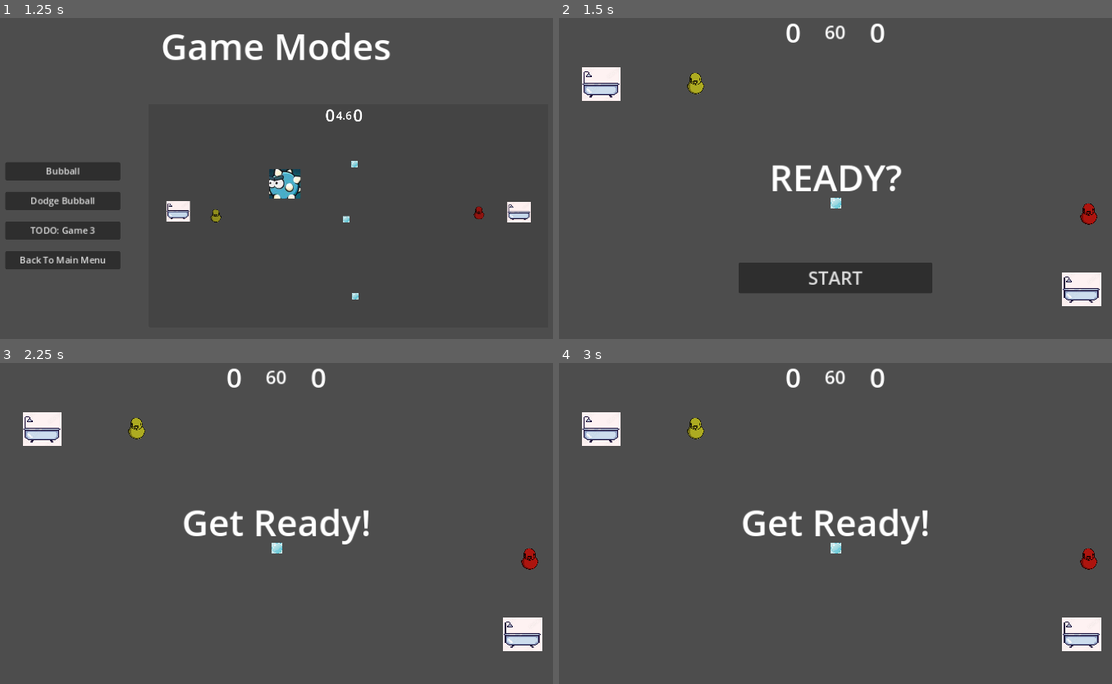
Above: before the commit, frames 1-4 (two rows, left to right).
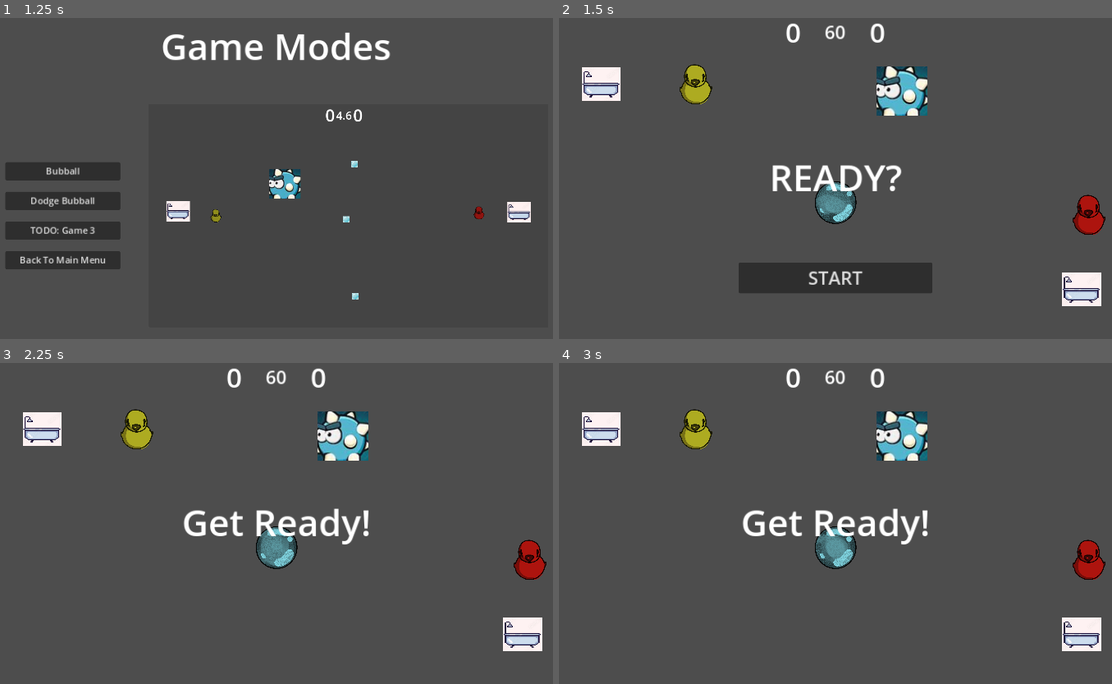
Above: after the commit, the same moments.

Repository: pmaitland/GGJ2025
Game: Godot game, scene res://scenes/MainScreen.tscn
Same seed, same stepped clock (60 frames per second), same inputs: the game is played once before the commit and once after it.
Inputs:
- Up to frame 1 (1.25 s): click "Game Mode" at 0.5 s
- Up to frame 2 (1.5 s): click "Bubball" at 1.25 s
- Up to frame 3 (2.25 s): click "START" at 2 s
- Up to frame 4 (3 s): no input

Frame 1 is identical in both runs. In frame 2, 3.0% of the frame differs, in the area x 21-99%, y 14-68%; in frame 3, 3.0%; in frame 4, 3.0%.

Commit message:
bubble sprites and resizing (#28)

Diff:
--- a/ggj25/scenes/bubbal_game.tscn
+++ b/ggj25/scenes/bubbal_game.tscn
@@ -7,6 +7,7 @@
 [ext_resource type="PackedScene" uid="uid://crq1dv00bhbu4" path="res://scenes/Bubball_HUD.tscn" id="5_q1ckn"]
 [ext_resource type="PackedScene" uid="uid://broapjp7o6u2h" path="res://scenes/BubbleSpawner.tscn" id="7_onqcw"]
 [ext_resource type="AudioStream" uid="uid://ob8hhxoeng52" path="res://sounds/bathtime.wav" id="7_u18ih"]
+[ext_resource type="PackedScene" uid="uid://uw7eanu26b61" path="res://scenes/Obstacle.tscn" id="8_mrirq"]
 
 [sub_resource type="WorldBoundaryShape2D" id="WorldBoundaryShape2D_u41tq"]
 distance = 30.25
@@ -87,6 +88,9 @@
 position = Vector2(474, 176)
 spawn_mode = 1
 
+[node name="Obstacle" parent="." instance=ExtResource("8_mrirq")]
+position = Vector2(593, 115)
+
 [connection signal="bubble_collected" from="RightGoal" to="." method="_on_right_goal_bubble_collected"]
 [connection signal="start_game" from="Hud" to="." method="_on_hud_start_game"]
 [connection signal="bubble_collected" from="LeftGoal" to="." method="_on_left_goal_bubble_collected"]
--- a/ggj25/scenes/bubble.tscn
+++ b/ggj25/scenes/bubble.tscn
@@ -1,7 +1,7 @@
 [gd_scene load_steps=4 format=3 uid="uid://c1jn5x64l5q8v"]
 
 [ext_resource type="Script" path="res://scripts/bubble.gd" id="1_2m6g8"]
-[ext_resource type="Texture2D" uid="uid://dkyfgtlod01nr" path="res://sprites/bubble.png" id="2_h7t4j"]
+[ext_resource type="SpriteFrames" uid="uid://dj3h26rtaimqq" path="res://sprites/bubble/bubble.tres" id="2_kvtkt"]
 
 [sub_resource type="CircleShape2D" id="CircleShape2D_8j1b2"]
 
@@ -10,10 +10,11 @@
 collision_mask = 6
 script = ExtResource("1_2m6g8")
 
-[node name="Sprite2D" type="Sprite2D" parent="."]
-position = Vector2(3.8147e-06, 0)
-scale = Vector2(0.0786026, 0.0746888)
-texture = ExtResource("2_h7t4j")
+[node name="CollisionShape2D" type="CollisionShape2D" parent="."]
+scale = Vector2(3.54, 3.54)
+shape = SubResource("CircleShape2D_8j1b2")
 
-[node name="CollisionShape2D" type="CollisionShape2D" parent="."]
-shape = SubResource("CircleShape2D_8j1b2")
+[node name="AnimatedSprite2D" type="AnimatedSprite2D" parent="."]
+scale = Vector2(0.225, 0.225)
+sprite_frames = ExtResource("2_kvtkt")
+animation = &"pop"
--- a/ggj25/scenes/duck.tscn
+++ b/ggj25/scenes/duck.tscn
@@ -24,14 +24,15 @@
 [node name="Sprite2D" type="Sprite2D" parent="."]
 z_index = 1
 position = Vector2(-0.499996, -0.500004)
-scale = Vector2(0.12, 0.12)
+scale = Vector2(0.225, 0.225)
 texture = ExtResource("2_hmvlq")
 
 [node name="CollisionShape2D" type="CollisionShape2D" parent="."]
+scale = Vector2(2.615, 2.615)
 shape = SubResource("CircleShape2D_yihvp")
 
 [node name="BlowHitbox" type="ShapeCast2D" parent="."]
-scale = Vector2(5, 5)
+scale = Vector2(6.74, 6.74)
 shape = SubResource("CircleShape2D_cyk58")
 target_position = Vector2(0, 0)
 collision_mask = 2
--- a/ggj25/scripts/bubble.gd
+++ b/ggj25/scripts/bubble.gd
@@ -1,8 +1,15 @@
 class_name Bubble extends CharacterBody2D
 
+@onready var animated_sprite_2d: AnimatedSprite2D = $AnimatedSprite2D
 
 const FRICTION = 0.985
 const BOUNCE_SCALE = 0.8
+
+
+func _ready() -> void:
+	animated_sprite_2d.play("default")
+	animated_sprite_2d.modulate = Color8(135, 224, 237)
+
 
 func blow(from: Transform2D, force: float) -> void:
 	var direction = (global_transform.origin - from.origin).normalized()
@@ -19,7 +26,9 @@
 
 
 func pop():
-	# play pop animation then delete
+	animated_sprite_2d.play("pop")
+	velocity = Vector2.ZERO
+	await get_tree().create_timer(5.0).timeout
 	queue_free()
 
 func collect():
--- a/ggj25/scripts/goal.gd
+++ b/ggj25/scripts/goal.gd
@@ -8,5 +8,5 @@
 func _on_body_entered(body: Node2D) -> void:
 	if body is Bubble:
 		print('bubble collected')
-		(body as Bubble).collect()
+		(body as Bubble).pop()
 		bubble_collected.emit(team_id)
--- /dev/null
+++ b/ggj25/sprites/bubble/bubble.tres
@@ -0,0 +1,51 @@
+[gd_resource type="SpriteFrames" load_steps=10 format=3 uid="uid://dj3h26rtaimqq"]
+
+[ext_resource type="Texture2D" uid="uid://gh6p4wnp8y16" path="res://sprites/bubble/Bubble_0000.png" id="1_ikb3e"]
+[ext_resource type="Texture2D" uid="uid://bupoq4w4clddu" path="res://sprites/bubble/Bubble_0001.png" id="2_qnq2l"]
+[ext_resource type="Texture2D" uid="uid://m4xo6kq6wt6o" path="res://sprites/bubble/Bubble_0002.png" id="3_ddcul"]
+[ext_resource type="Texture2D" uid="uid://d2hn27n15mm6o" path="res://sprites/bubble/Bubble_0003.png" id="4_ij5yx"]
+[ext_resource type="Texture2D" uid="uid://dnphxk08sc263" path="res://sprites/bubble/Bubble_0004.png" id="5_ue1q8"]
+[ext_resource type="Texture2D" uid="uid://coqtbgm5hsppi" path="res://sprites/bubble/Bubble_0005.png" id="6_ktbdk"]
+[ext_resource type="Texture2D" uid="uid://b4q61v37tirs6" path="res://sprites/bubble/Bubble_0006.png" id="7_hbqel"]
+[ext_resource type="Texture2D" uid="uid://phw557x0jc3n" path="res://sprites/bubble/Bubble_0007.png" id="8_hb8gt"]
+[ext_resource type="Texture2D" uid="uid://cabnf2yibv7ai" path="res://sprites/bubble/Bubble_0008.png" id="9_jyraq"]
+
+[resource]
+animations = [{
+"frames": [{
+"duration": 1.0,
+"texture": ExtResource("1_ikb3e")
+}, {
+"duration": 1.0,
+"texture": ExtResource("2_qnq2l")
+}, {
+"duration": 1.0,
+"texture": ExtResource("3_ddcul")
+}],
+"loop": true,
+"name": &"default",
+"speed": 5.0
+}, {
+"frames": [{
+"duration": 1.0,
+"texture": ExtResource("4_ij5yx")
+}, {
+"duration": 1.0,
+"texture": ExtResource("5_ue1q8")
+}, {
+"duration": 1.0,
+"texture": ExtResource("6_ktbdk")
+}, {
+"duration": 1.0,
+"texture": ExtResource("7_hbqel")
+}, {
+"duration": 1.0,
+"texture": ExtResource("8_hb8gt")
+}, {
+"duration": 1.0,
+"texture": ExtResource("9_jyraq")
+}],
+"loop": false,
+"name": &"pop",
+"speed": 12.0
+}]
Not shown: 1 places in ggj25/scenes/bubbal_game.tscn that only renumber resources
Binary file added: ggj25/sprites/bubble/Bubble_0000.png
Not shown, added: ggj25/sprites/bubble/Bubble_0000.png.import
Binary file added: ggj25/sprites/bubble/Bubble_0001.png
Not shown, added: ggj25/sprites/bubble/Bubble_0001.png.import
Binary file added: ggj25/sprites/bubble/Bubble_0002.png
Not shown, added: ggj25/sprites/bubble/Bubble_0002.png.import
Binary file added: ggj25/sprites/bubble/Bubble_0003.png
Not shown, added: ggj25/sprites/bubble/Bubble_0003.png.import
Binary file added: ggj25/sprites/bubble/Bubble_0004.png
Not shown, added: ggj25/sprites/bubble/Bubble_0004.png.import
Binary file added: ggj25/sprites/bubble/Bubble_0005.png
(and 7 more such lines)
